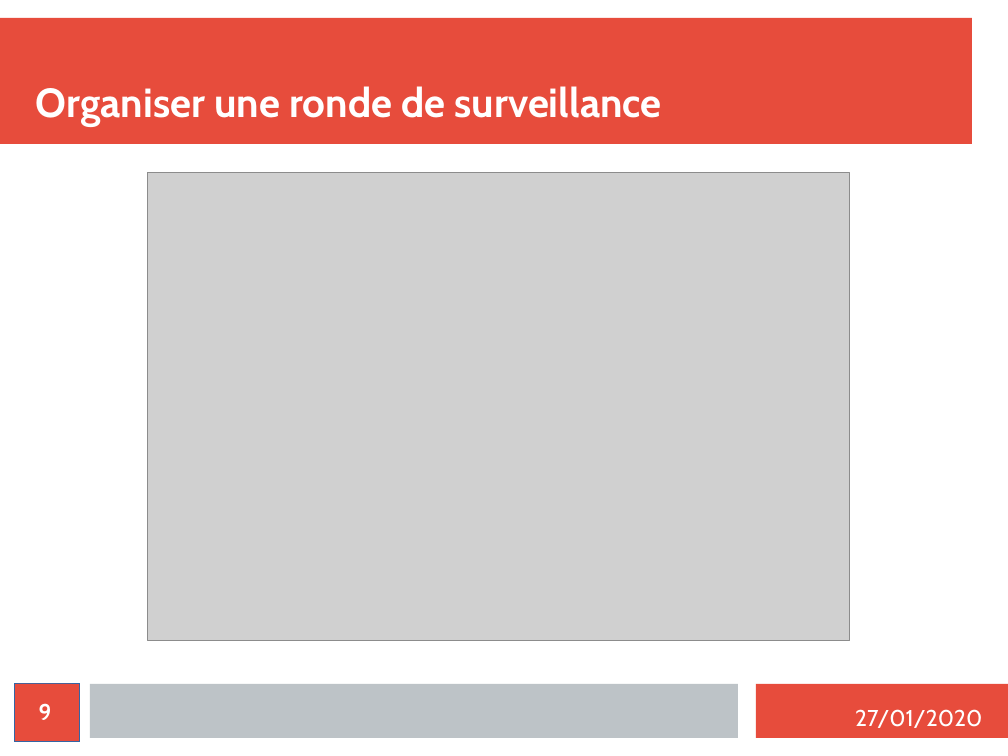
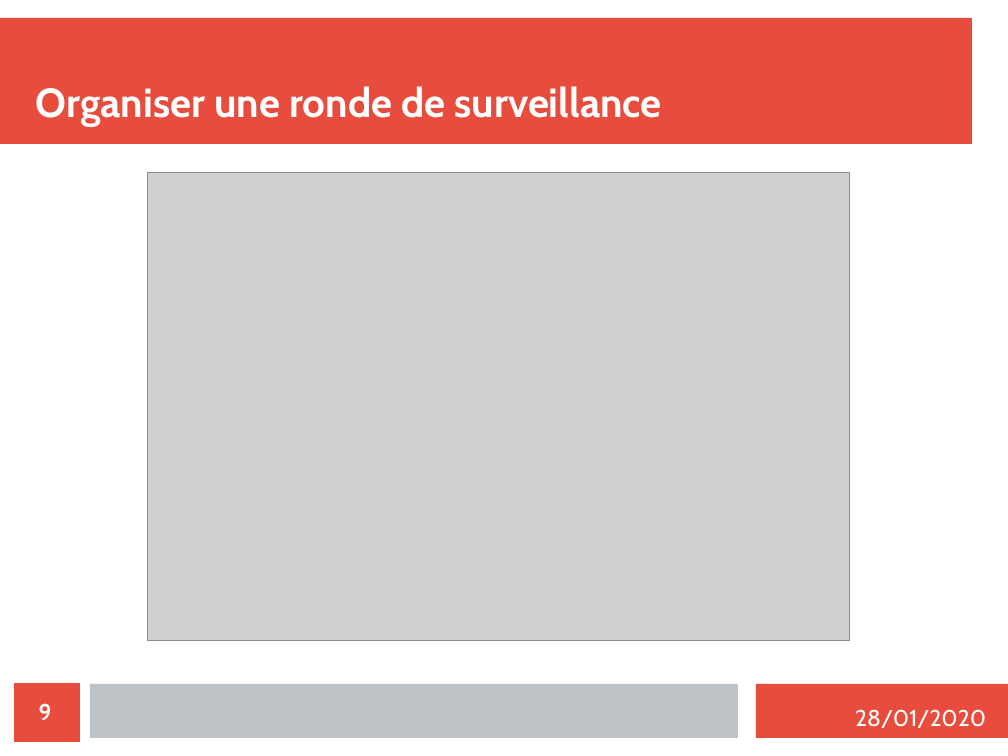
Before and after one commit to MezeretteBrice/Projet_Ronde, a slide deck: slide 9 of SOUTENANCE/Revue1/controleurrondejeremi.odp. Drawn at 1008x756 pixels with LibreOffice and Linux fonts; fonts in the diff are those of the drawing; grey boxes stand for pictures. Boxes give left, top, right and bottom in pixels: in the first picture for what was removed or moved away, otherwise in the second. Text is boxed around its words. In the diff, an @@ line names an element or a change of style, - is before the commit and + after.

```diff
--- a/SOUTENANCE/Revue1/controleurrondejeremi.odp
+++ b/SOUTENANCE/Revue1/controleurrondejeremi.odp
@@ page number at (x1=15, y1=684, x2=80, y2=742): outline #3465A4 0 pt to #E74C3C 0 pt @@
@@ text at (x1=855, y1=709, x2=986, y2=728): text changed @@
-27/01/2020
+28/01/2020
```
Also in this commit, not shown: 14 other slides changed, 3 other files.
